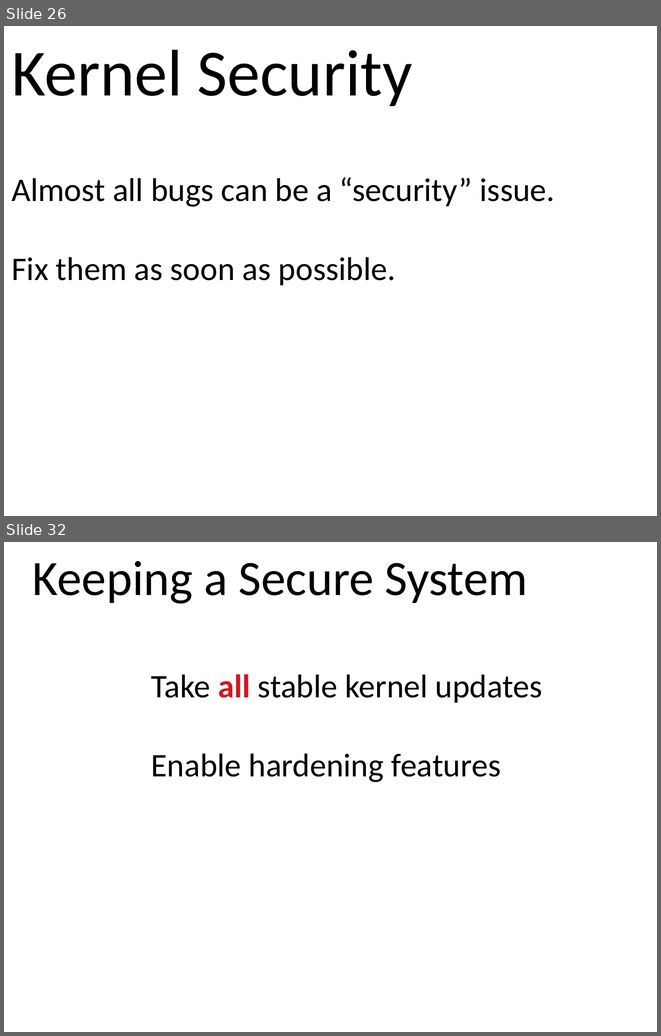
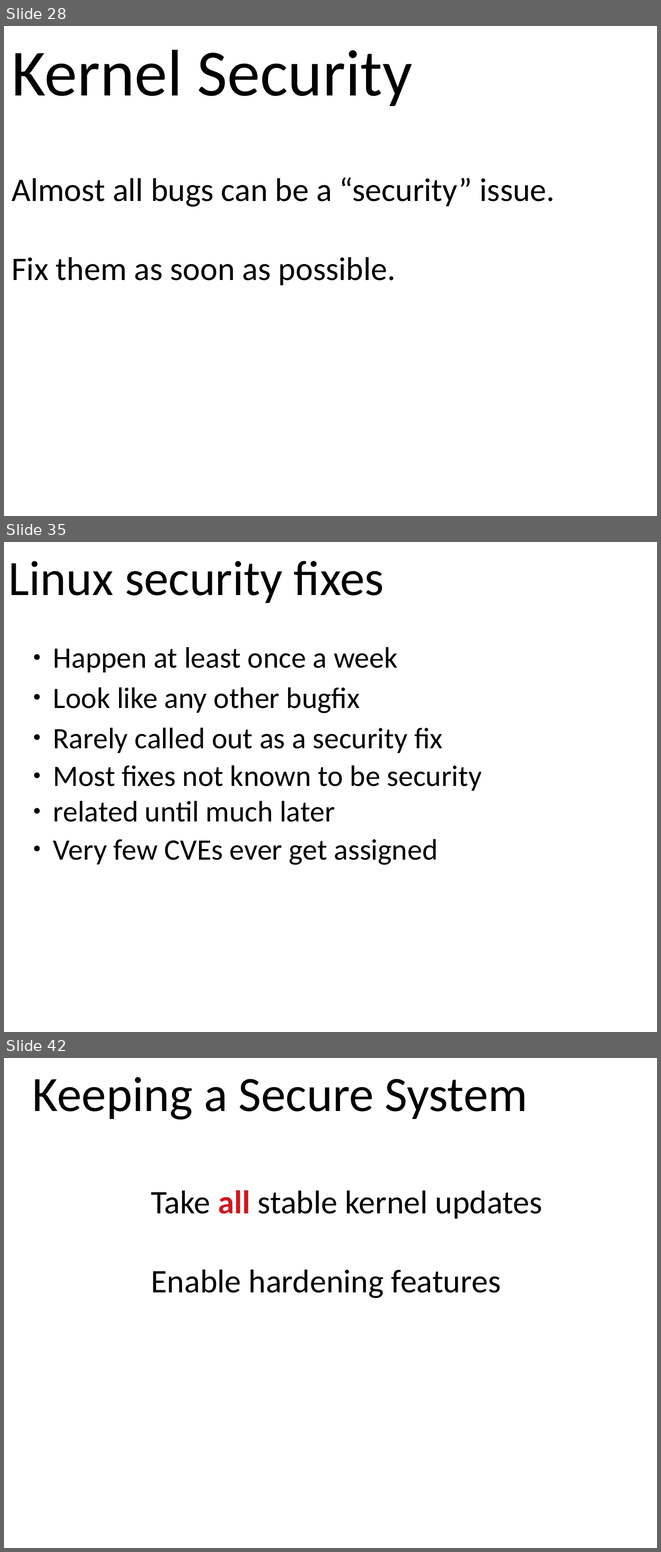
Before and after one commit to gregkh/presentation-release-model, a slide deck: release-model.odp. Shown one above the other, each under a label of ours: slides 26 and 32 before the commit, slides 28, 35 and 42 after it; the slides between them are not shown. The pictures are 661x1036 and 661x1552 pixels, drawn with LibreOffice and Linux fonts; fonts in the diff are those of the drawing. Boxes give left, top, right and bottom in pixels: in the first picture for what was removed or moved away, otherwise in the second. Text is boxed around its words. In the diff, an @@ line names an element or a change of style, - is before the commit and + after.

```diff
--- a/release-model.odp
+++ b/release-model.odp
@@ slide 35 added at (4, 542, 657, 1032), background #FFFFFF @@
@@ text added at (8, 561, 384, 603), 60 pt, text #000000 @@
+Linux security fixes
@@ text added at (53, 647, 482, 865), 36 pt, text #000000 @@
+● Happen at least once a week
+● Look like any other bugfix
+● Rarely called out as a security fix
+● Most fixes not known to be security
+● related until much later
+● Very few CVEs ever get assigned
@@ what was slide 26 is now slide 28 @@
@@ what was slide 32 is now slide 42 @@
```
Also in this commit, not shown: 11 slides changed, 10 other slides added, 1 slide removed, 1 other file.
